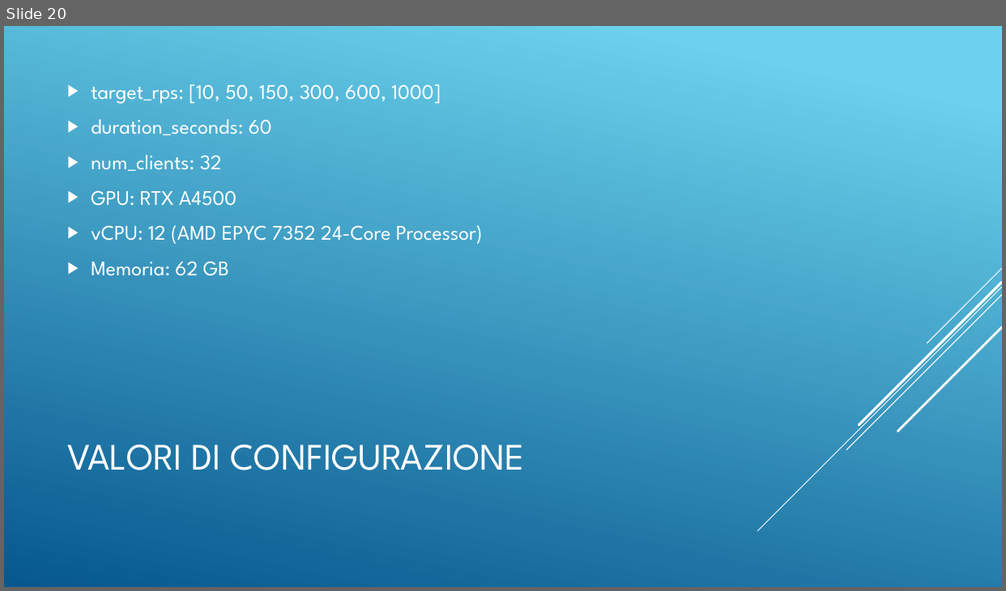
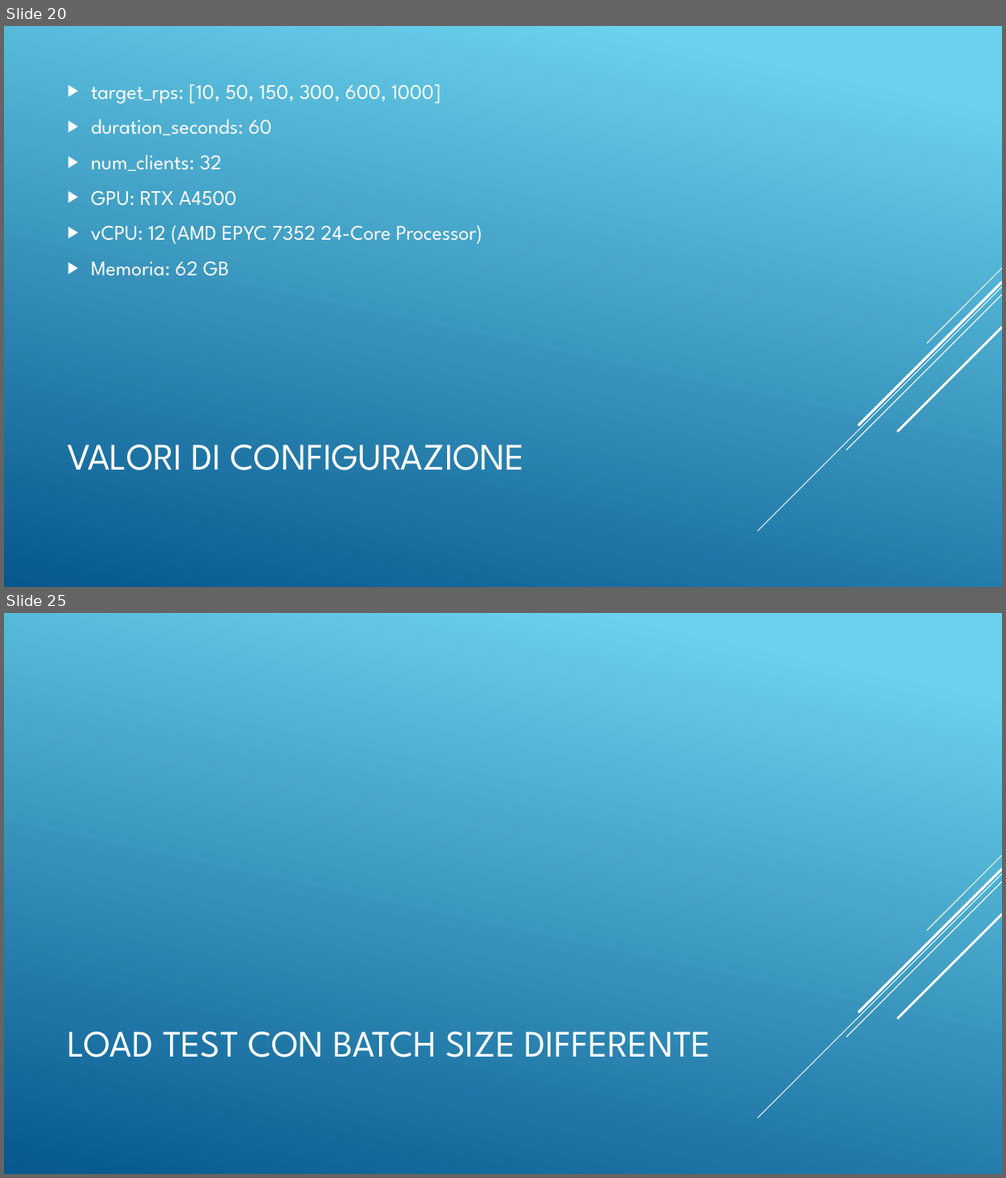
Before and after one commit to Bognanni/gsasrec-py-rust, a slide deck: Gsasrec.pptx. Shown one above the other, each under a label of ours: slide 20 before the commit, slides 20 and 25 after it; the slides between them are not shown. The pictures are 1006x591 and 1006x1178 pixels, drawn with LibreOffice and Linux fonts; fonts in the diff are those of the drawing. Boxes give left, top, right and bottom in pixels: in the first picture for what was removed or moved away, otherwise in the second. Text is boxed around its words. In the diff, an @@ line names an element or a change of style, - is before the commit and + after.

```diff
--- a/Gsasrec.pptx
+++ b/Gsasrec.pptx
@@ slide 25 added at (4,613,1002,1174), background gradient #6ED2EB to #06588E; not listed: 5 template elements that a slide beside it also shows @@
@@ title added at (67,1032,711,1058), 36 pt, text #FFFFFF @@
+LOAD TEST CON BATCH SIZE DIFFERENTE
```
Also in this commit, not shown: 2 slides changed, 2 other slides added, 8 other files.
